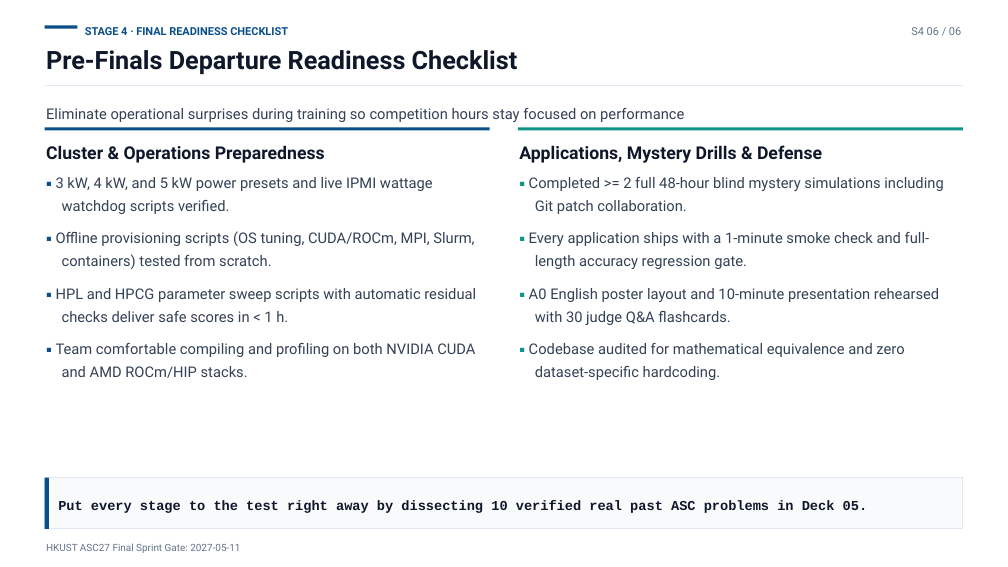
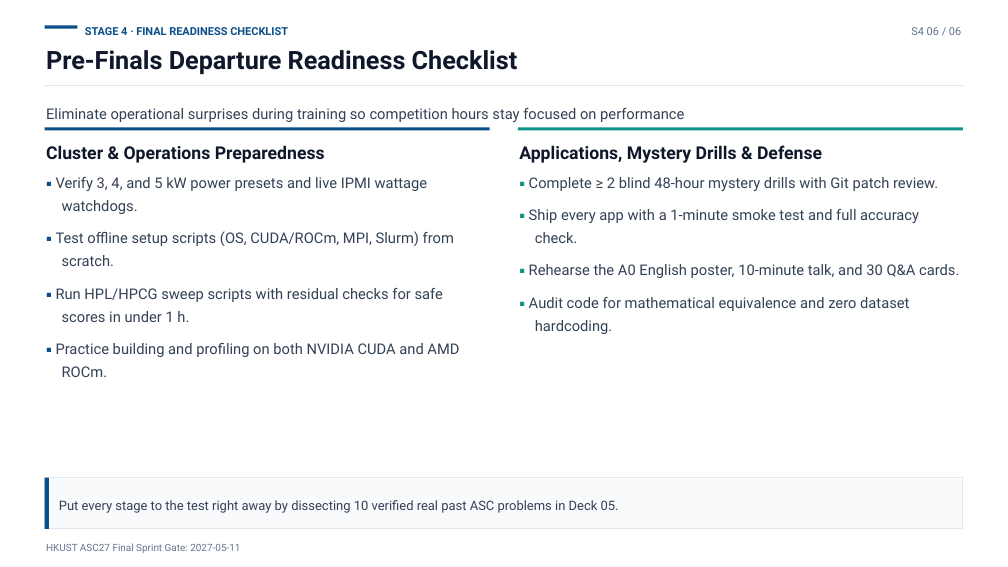
Before and after one commit to hkust-asc/asc27-curriculum, a slide deck: slide 6 of slides/odp/04-stage4-asc-sprint.odp. Drawn at 1008x567 pixels with LibreOffice and Linux fonts; fonts in the diff are those of the drawing. Boxes give left, top, right and bottom in pixels: in the first picture for what was removed or moved away, otherwise in the second. Text is boxed around its words. In the diff, an @@ line names an element or a change of style, - is before the commit and + after.

Commit message:
Tighten beginner slides and render core formulas in LaTeX.
Cut slide copy to one idea per bullet, fix formula-strip layout, and typeset each core formula with pdflatex. The pedagogy audit now checks slide density and raw ASCII operators.

```diff
--- a/slides/odp/04-stage4-asc-sprint.odp
+++ b/slides/odp/04-stage4-asc-sprint.odp
@@ text at (x1=56, y1=177, x2=459, y2=377): text changed @@
-▪ 3 kW, 4 kW, and 5 kW power presets and live IPMI wattage watchdog scripts verified.
-▪ Offline provisioning scripts (OS tuning, CUDA/ROCm, MPI, Slurm, containers) tested from scratch.
-▪ HPL and HPCG parameter sweep scripts with automatic residual checks deliver safe scores in < 1 h.
-▪ Team comfortable compiling and profiling on both NVIDIA CUDA and AMD ROCm/HIP stacks.
+▪ Verify 3, 4, and 5 kW power presets and live IPMI wattage watchdogs.
+▪ Test offline setup scripts (OS, CUDA/ROCm, MPI, Slurm) from scratch.
+▪ Run HPL/HPCG sweep scripts with residual checks for safe scores in under 1 h.
+▪ Practice building and profiling on both NVIDIA CUDA and AMD ROCm.
@@ text at (x1=529, y1=177, x2=959, y2=334): text changed @@
-▪ Completed >= 2 full 48-hour blind mystery simulations including Git patch collaboration.
-▪ Every application ships with a 1-minute smoke check and full-length accuracy regression gate.
-▪ A0 English poster layout and 10-minute presentation rehearsed with 30 judge Q&A flashcards.
-▪ Codebase audited for mathematical equivalence and zero dataset-specific hardcoding.
+▪ Complete ≥ 2 blind 48-hour mystery drills with Git patch review.
+▪ Ship every app with a 1-minute smoke test and full accuracy check.
+▪ Rehearse the A0 English poster, 10-minute talk, and 30 Q&A cards.
+▪ Audit code for mathematical equivalence and zero dataset hardcoding.
@@ text "Put every stage to the ..." at (x1=59, y1=500, x2=619, y2=513): size 13 to 12.4 pt, font Courier New to Roboto, text colour #0F172A to #334155, bold off; line spacing 1.18 to 1.22; less space between paragraphs @@
```
Also in this commit, not shown: 4 other slides changed, 22 other files.
